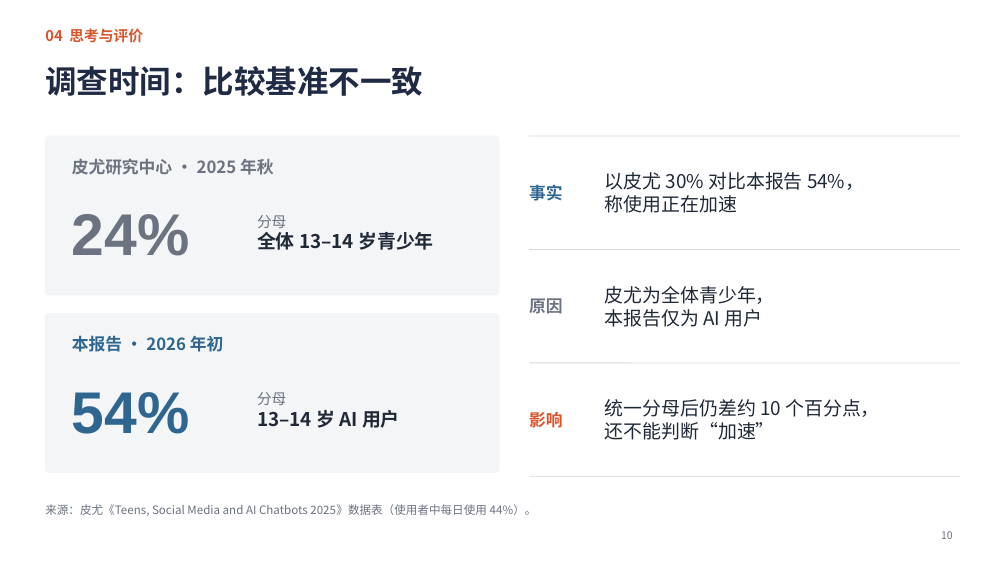
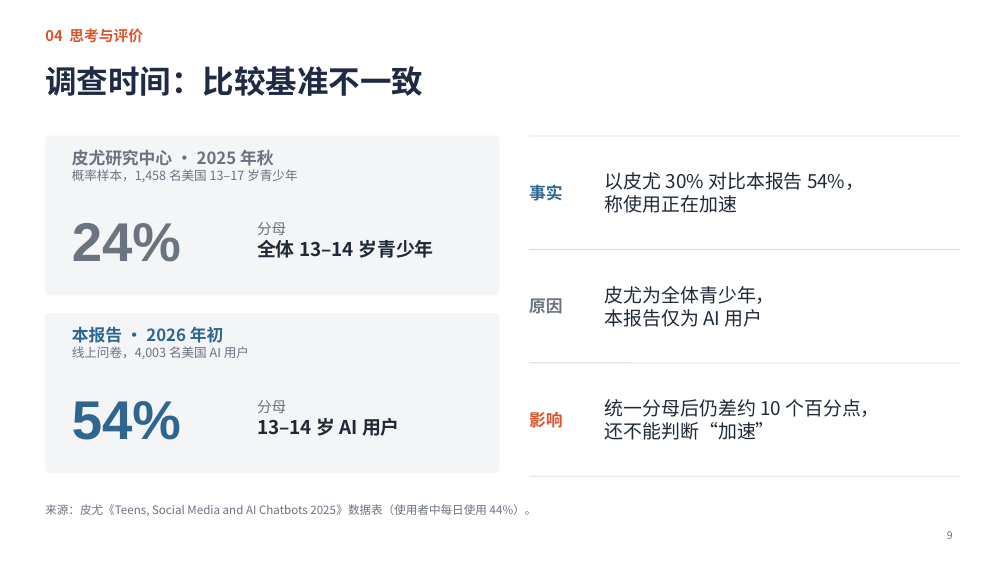
Before and after one commit to jayleo113/ppt, a slide deck: slide 9 of Gracenote报告解读_课堂汇报_最新版.pptx (slide 10 before the commit). Drawn at 1008x567 pixels with LibreOffice and Linux fonts; fonts in the diff are those of the drawing. Boxes give left, top, right and bottom in pixels: in the first picture for what was removed or moved away, otherwise in the second. Text is boxed around its words. In the diff, an @@ line names an element or a change of style, - is before the commit and + after.

```diff
--- a/Gracenote报告解读_课堂汇报_最新版.pptx
+++ b/Gracenote报告解读_课堂汇报_最新版.pptx
@@ text "皮尤研究中心 · 2025 年秋" at (72,150,297,182): vertical alignment middle to top @@
@@ text at (72,169,297,182): paragraph added @@
+概率样本，1,458 名美国 13–17 岁青少年
@@ text "24%": place and size @@
-text "24%" at (72,214,190,256)
+text "24%" at (72,223,181,262)
@@ text "24%" at (72,223,181,262): size 56 to 52 pt @@
@@ text "分母": place and size @@
-text "分母" at (257,215,434,250)
+text "分母" at (257,222,434,258)
@@ text "本报告 · 2026 年初" at (72,326,249,359): vertical alignment middle to top @@
@@ text at (72,346,249,359): paragraph added @@
+线上问卷，4,003 名美国 AI 用户
@@ text "54%" at (72,401,181,440): size 56 to 52 pt @@
@@ text "54%": place and size @@
-text "54%" at (72,392,190,434)
+text "54%" at (72,401,181,440)
@@ text "分母": place and size @@
-text "分母" at (257,392,400,428)
+text "分母" at (257,400,400,436)
@@ page number at (947,531,953,539): text changed @@
-10
+9
```
Also in this commit, not shown: 5 other slides changed, 1 slide removed, 5 other files.
